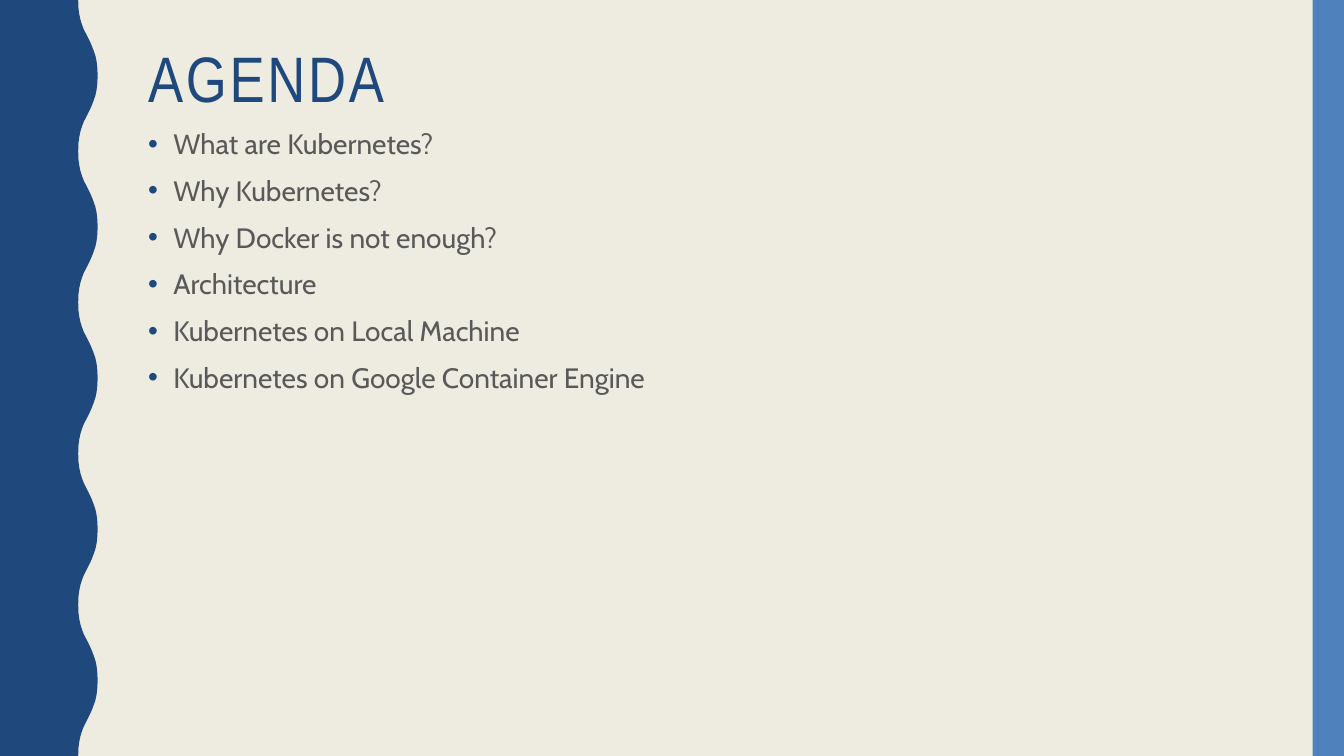
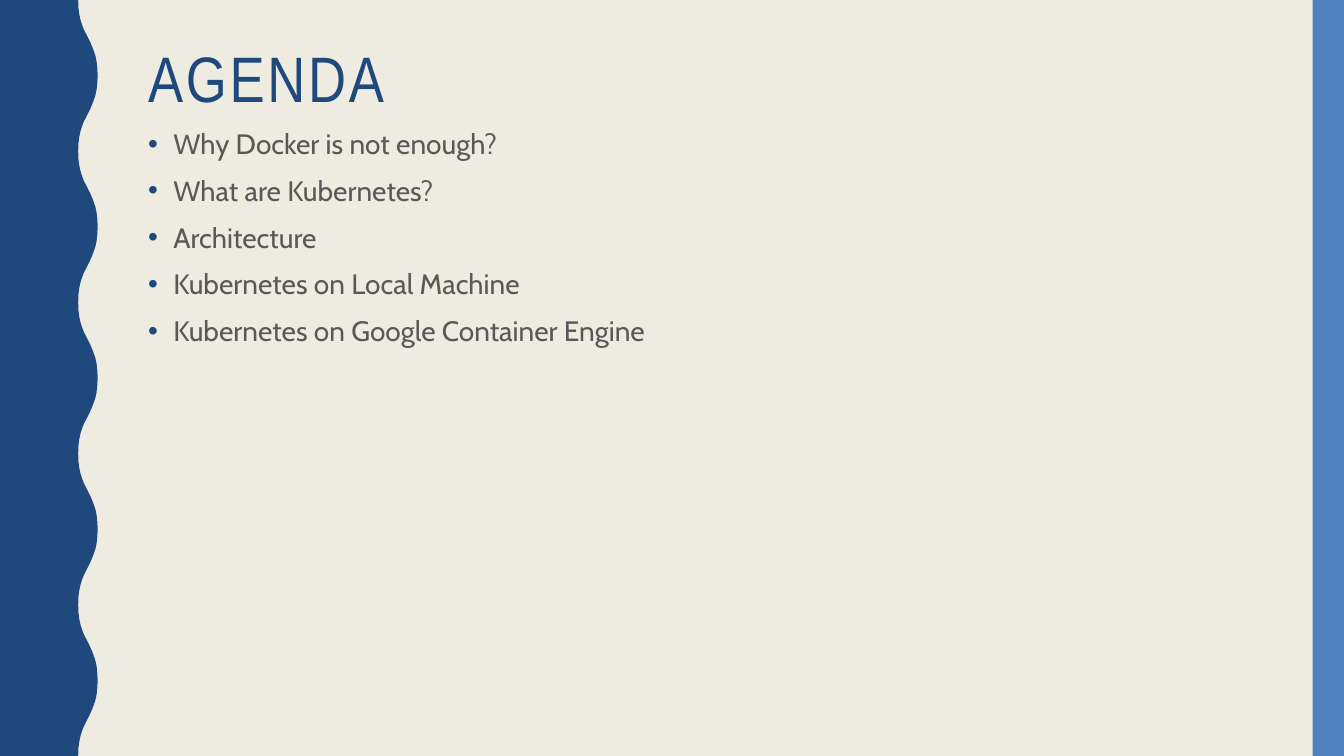
Before and after one commit to agsarthak/kubernets_datascience, a slide deck: slide 2 of Team9-ppt.pptx. Drawn at 1344x756 pixels with LibreOffice and Linux fonts; fonts in the diff are those of the drawing. Boxes give left, top, right and bottom in pixels: in the first picture for what was removed or moved away, otherwise in the second. Text is boxed around its words. In the diff, an @@ line names an element or a change of style, - is before the commit and + after.

```diff
--- a/Team9-ppt.pptx
+++ b/Team9-ppt.pptx
@@ text at (173, 133, 497, 161): paragraph added @@
+• Why Docker is not enough?
@@ text at (173, 180, 497, 254): paragraphs removed @@
-• Why Kubernetes?
-• Why Docker is not enough?
```
Also in this commit, not shown: 3 other slides changed, 1 slide removed, 1 other file.
